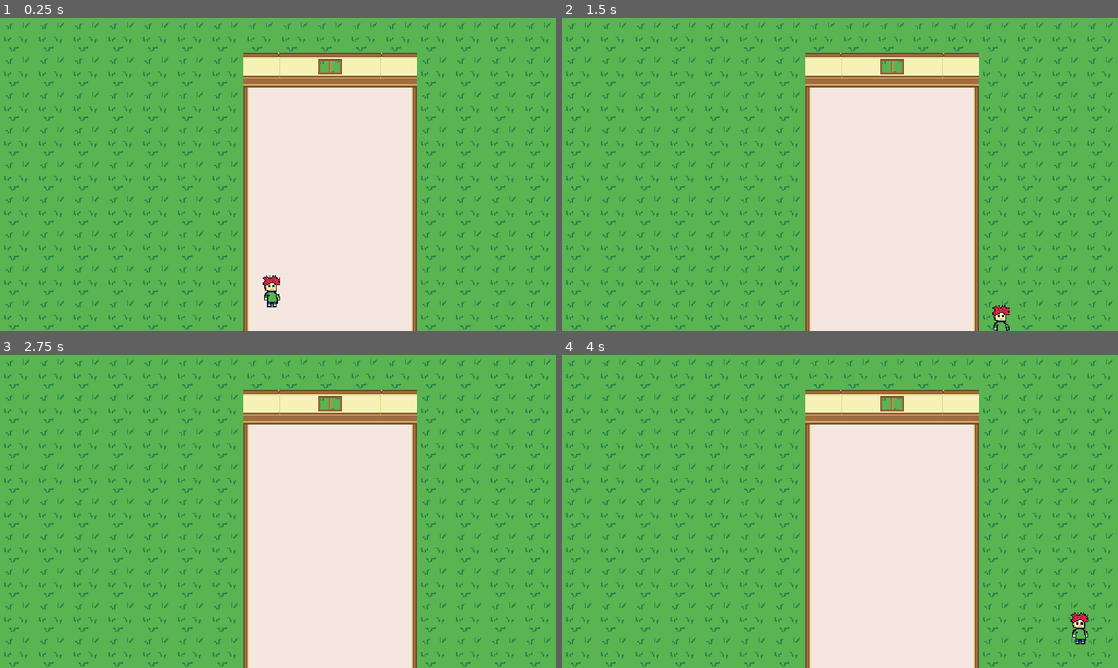
Above: before the commit, frames 1-4 (two rows, left to right).
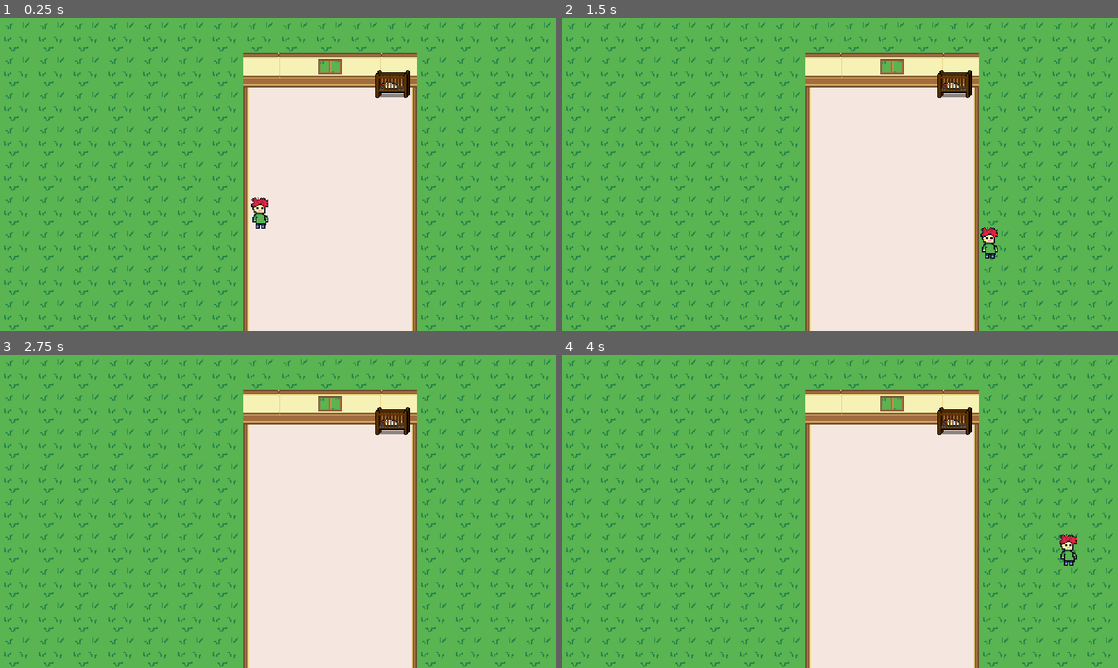
Above: after the commit, the same moments.

Repository: kevinms/godot-wild-jam-24
Game: Godot game, scene res://Main.tscn
Two runs of this game, one before a commit and one after it. Both use one fixed random seed, a clock stepped at 60 frames per second and the inputs below.
Inputs:
- Up to frame 1 (0.25 s): no input
- Up to frame 2 (1.5 s): tap Enter at 0.5 s; hold Right (ui_right) 0.53-1.28 s; hold Down (ui_down) from 1.28 s (still down)
- Up to frame 3 (2.75 s): release Down (ui_down) at 2.03 s; hold Right (ui_right) from 2.03 s (still down)
- Up to frame 4 (4 s): tap Space at 2.75 s; release Right (ui_right) at 2.78 s; hold Up (ui_up) 2.78-3.53 s; tap Enter at 3.5 s; hold Left (ui_left) from 3.53 s (still down)

The runs differ from the first frame. In frame 1, 0.9% of the frame differs, in the area x 45-74%, y 16-93%; in frame 2, 0.8%; in frame 3, 0.5%; in frame 4, 0.9%.

Commit message:
Added cribs and baby assets

Diff:
--- /dev/null
+++ b/Crib.tscn
@@ -0,0 +1,26 @@
+[gd_scene load_steps=5 format=2]
+
+[ext_resource path="res://Furniture/crib_bars.png" type="Texture" id=1]
+[ext_resource path="res://Furniture/crib_base.png" type="Texture" id=2]
+[ext_resource path="res://Characters/baby.png" type="Texture" id=3]
+
+[sub_resource type="CapsuleShape2D" id=1]
+radius = 3.22506
+height = 26.6845
+
+[node name="Node2D" type="StaticBody2D"]
+
+[node name="crib_base" type="Sprite" parent="."]
+texture = ExtResource( 2 )
+
+[node name="baby" type="Sprite" parent="."]
+position = Vector2( -2.5, 1 )
+texture = ExtResource( 3 )
+
+[node name="crib_bars" type="Sprite" parent="."]
+texture = ExtResource( 1 )
+
+[node name="CollisionShape2D" type="CollisionShape2D" parent="."]
+position = Vector2( -0.235977, 12.8935 )
+rotation = 1.5708
+shape = SubResource( 1 )
--- a/Main.tscn
+++ b/Main.tscn
@@ -1,10 +1,10 @@
-[gd_scene load_steps=9 format=2]
+[gd_scene load_steps=8 format=2]
 
 [ext_resource path="res://World/floor-autotile.png" type="Texture" id=1]
 [ext_resource path="res://World/grass-tile.png" type="Texture" id=2]
-[ext_resource path="res://World/player.png" type="Texture" id=3]
+[ext_resource path="res://Crib.tscn" type="PackedScene" id=3]
 [ext_resource path="res://World/walls.png" type="Texture" id=4]
-[ext_resource path="res://Player.gd" type="Script" id=5]
+[ext_resource path="res://Player.tscn" type="PackedScene" id=5]
 
 [sub_resource type="TileSet" id=1]
 0/name = "grass-tile.png 0"
@@ -93,10 +93,6 @@
 2/shapes = [  ]
 2/z_index = 0
 
-[sub_resource type="CapsuleShape2D" id=3]
-radius = 3.81689
-height = 5.14203
-
 [node name="Main" type="Node2D"]
 
 [node name="Grass" type="TileMap" parent="."]
@@ -113,14 +109,8 @@
 
 [node name="YSort" type="YSort" parent="."]
 
-[node name="Player" type="KinematicBody2D" parent="YSort"]
-position = Vector2( 250, 250 )
-script = ExtResource( 5 )
+[node name="Player" parent="." instance=ExtResource( 5 )]
+position = Vector2( 239.618, 194.109 )
 
-[node name="Player Sprite" type="Sprite" parent="YSort/Player"]
-texture = ExtResource( 3 )
-
-[node name="CollisionShape2D" type="CollisionShape2D" parent="YSort/Player"]
-position = Vector2( 0.561234, 12.9084 )
-rotation = 1.5708
-shape = SubResource( 3 )
+[node name="Crib" parent="." instance=ExtResource( 3 )]
+position = Vector2( 361.521, 57.814 )
Binary file added: Characters/baby.png
Not shown, added: Characters/baby.png.import
Binary file added: Furniture/crib.png
Not shown, added: Furniture/crib.png.import
Binary file added: Furniture/crib2.png
Not shown, added: Furniture/crib2.png.import
Binary file added: Furniture/crib3.png
Not shown, added: Furniture/crib3.png.import
Binary file added: Furniture/crib4.png
Not shown, added: Furniture/crib4.png.import
Binary file added: Furniture/crib_bars.png
Not shown, added: Furniture/crib_bars.png.import
(and 4 more such lines)
